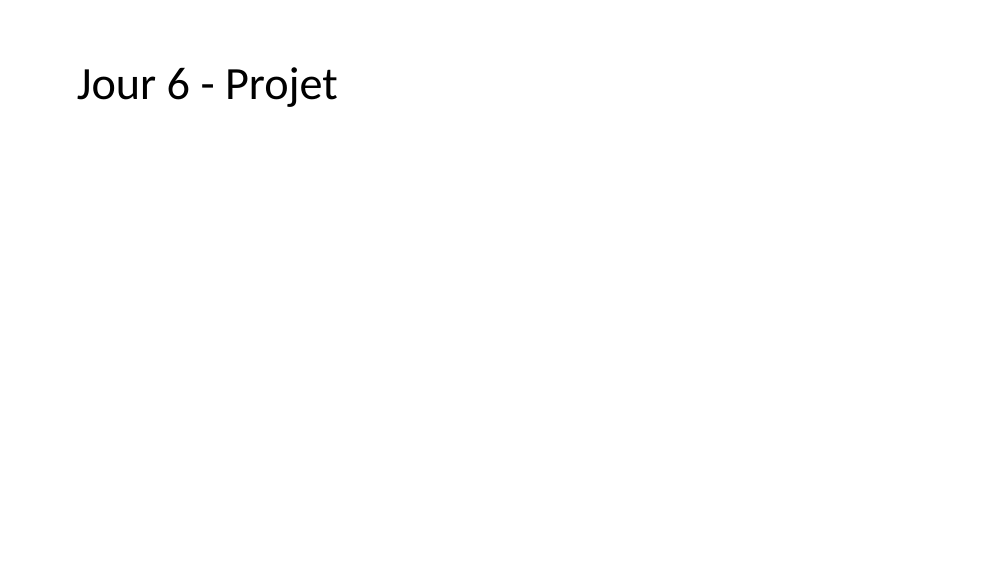
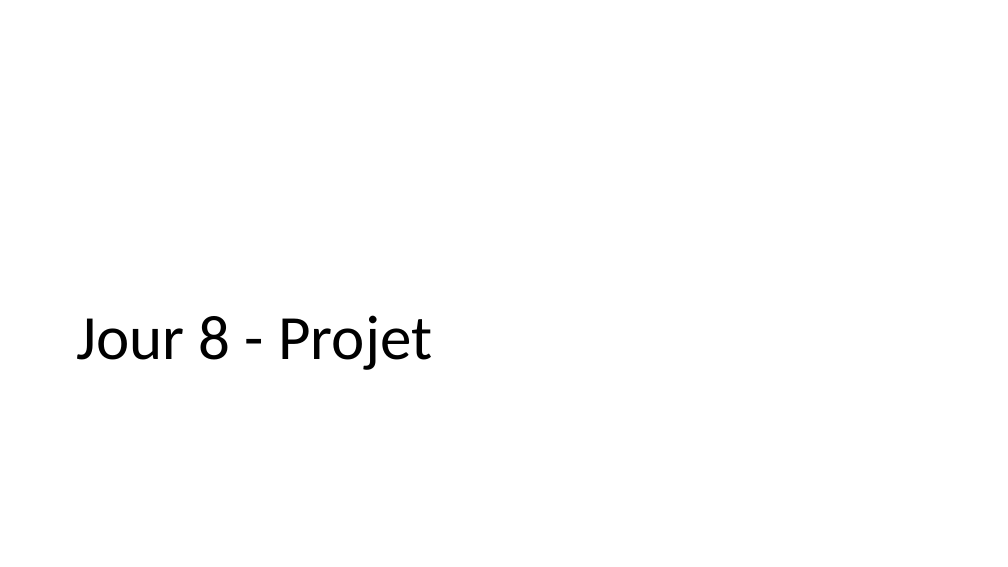
Before and after one commit to 40tude/Data_Essentials_Stage_Oct_2023, a slide deck: slide 32 of notes_de_stage.pptx (slide 28 before the commit). Drawn at 1008x567 pixels with LibreOffice and Linux fonts; fonts in the diff are those of the drawing. Boxes give left, top, right and bottom in pixels: in the first picture for what was removed or moved away, otherwise in the second. Text is boxed around its words. In the diff, an @@ line names an element or a change of style, - is before the commit and + after.

```diff
--- a/notes_de_stage.pptx
+++ b/notes_de_stage.pptx
@@ title "Jour 8 - Projet" at <box>76,315,432,370</box>: vertical alignment middle to bottom @@
@@ title at <box>76,315,432,370</box>: text changed; size 44 to 60 pt @@
-Jour 6 - Projet
+Jour 8 - Projet
```
Also in this commit, not shown: 13 other slides changed, 4 slides added, 1 other file.
